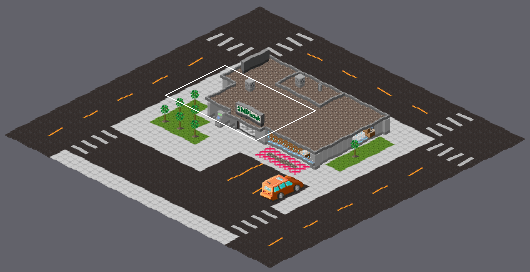
One commit to this Tiled map: Assets/Levels/Prod/IntroStage.tmx. The picture above shows the old version from afar; the outline marks the close-up.
Close-up. Old version:
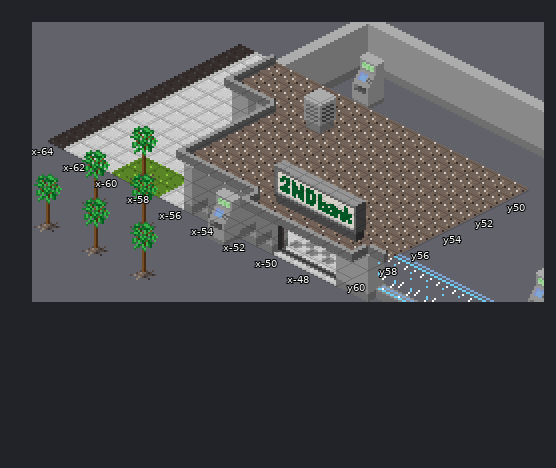
Cells are 16x8 px. Isometric: x runs down to the right, y down to the left. Shown: x -64..-47, y 49..60. The commit also changed other parts of the map, which this record leaves out.
After:
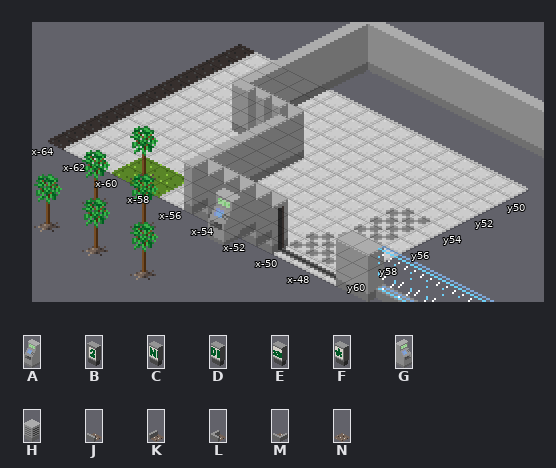
Key: from "Objects": A 62, B 80, C 81, D 82, E 83, F 84, G 88, H 107; from "floors": J 24, K 25, L 28, M 31, N 32.
_ is an empty cell.
Objects are placed by the point they stand on, in cells (3,4 is the top-left corner of cell 3,4); size is 1x1 cell unless given.
Changes in this commit:
Layer "Interactables":
removed: A at -56,49 size 1x4
removed: G at -54,57 size 1x4
Layer "Tile Layer 2" (now hidden):
y 49..50: x -62..-47 KNNNNNNNNNNNNNNN -> ________________
y 51: x -62..-47 LJJNNNNNNNNNNNNN -> ________________
y 52..56: x -59..-47 KNNNNNNNNNNNN -> _____________
y 57: x -59..-47 LJJJJNNNNNNNJ -> _____________
y 58: x -54..-48 LJJJJJM -> _______
Layer "Tile Layer 3" (now hidden):
y 51: x -57 H -> _
y 57: x -53..-49 BCDEF -> _____
Where, in picture pixels (left, top, right, bottom), the same in both close-ups:
removed: (176, 52, 528, 262)
